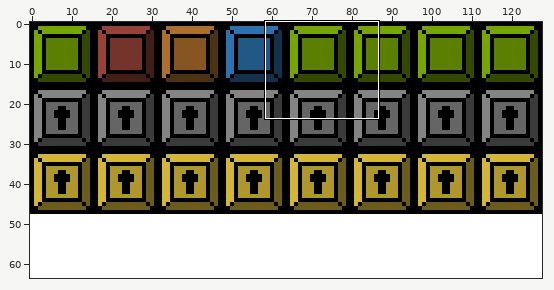
Two states of a sprite sheet, gfx/sprites/environment/doors.png. The first picture is a wide view before the edit; the outline marks the close-up.
Close-up. Before the commit:
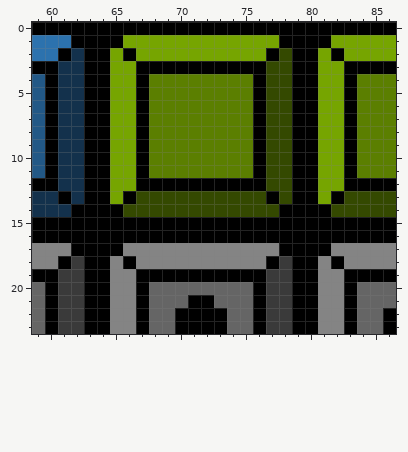
The file is 128x64 pixels. Shown: x 59..86, y 0..23.
The same view after the edit:
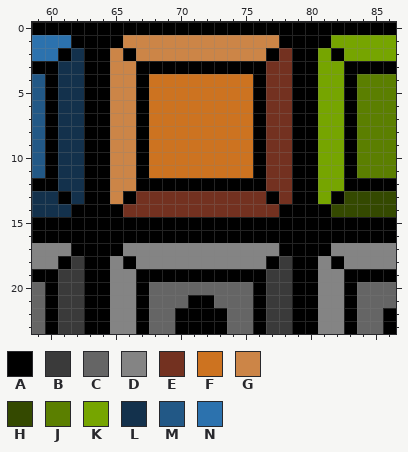
Palette (. is transparent): A #000000  B #3a3a3a  C #656565  D #848484  E #733120  F #cd7320  G #cc8547  H #344900  J #5b7f00  K #76a500  L #13314c  M #225886  N #2c72ae
Difference:
{"y":1,"x":66,"old":"KKKKKKKKKKKK","new":"GGGGGGGGGGGG"}
{"y":2,"x":65,"old":"K","new":"G"}
{"y":2,"x":67,"old":"KKKKKKKKKK","new":"GGGGGGGGGG"}
{"y":2,"x":78,"old":"H","new":"E"}
{"y":3,"x":65,"old":"KK","new":"GG"}
{"y":3,"x":77,"old":"HH","new":"EE"}
{"y":4,"x":65,"old":"KK","new":"GG"}
{"y":4,"x":68,"old":"JJJJJJJJ","new":"FFFFFFFF"}
{"y":4,"x":77,"old":"HH","new":"EE"}
{"y":5,"x":65,"old":"KK","new":"GG"}
{"y":5,"x":68,"old":"JJJJJJJJ","new":"FFFFFFFF"}
{"y":5,"x":77,"old":"HH","new":"EE"}
{"y":6,"x":65,"old":"KK","new":"GG"}
{"y":6,"x":68,"old":"JJJJJJJJ","new":"FFFFFFFF"}
{"y":6,"x":77,"old":"HH","new":"EE"}
{"y":7,"x":65,"old":"KK","new":"GG"}
{"y":7,"x":68,"old":"JJJJJJJJ","new":"FFFFFFFF"}
{"y":7,"x":77,"old":"HH","new":"EE"}
{"y":8,"x":65,"old":"KK","new":"GG"}
{"y":8,"x":68,"old":"JJJJJJJJ","new":"FFFFFFFF"}
{"y":8,"x":77,"old":"HH","new":"EE"}
{"y":9,"x":65,"old":"KK","new":"GG"}
{"y":9,"x":68,"old":"JJJJJJJJ","new":"FFFFFFFF"}
{"y":9,"x":77,"old":"HH","new":"EE"}
{"y":10,"x":65,"old":"KK","new":"GG"}
{"y":10,"x":68,"old":"JJJJJJJJ","new":"FFFFFFFF"}
{"y":10,"x":77,"old":"HH","new":"EE"}
{"y":11,"x":65,"old":"KK","new":"GG"}
{"y":11,"x":68,"old":"JJJJJJJJ","new":"FFFFFFFF"}
{"y":11,"x":77,"old":"HH","new":"EE"}
{"y":12,"x":65,"old":"KK","new":"GG"}
{"y":12,"x":77,"old":"HH","new":"EE"}
{"y":13,"x":65,"old":"K","new":"G"}
{"y":13,"x":67,"old":"HHHHHHHHHH","new":"EEEEEEEEEE"}
{"y":13,"x":78,"old":"H","new":"E"}
{"y":14,"x":66,"old":"HHHHHHHHHHHH","new":"EEEEEEEEEEEE"}
{"label":"changed","picture_box":[110,35,292,217]}
